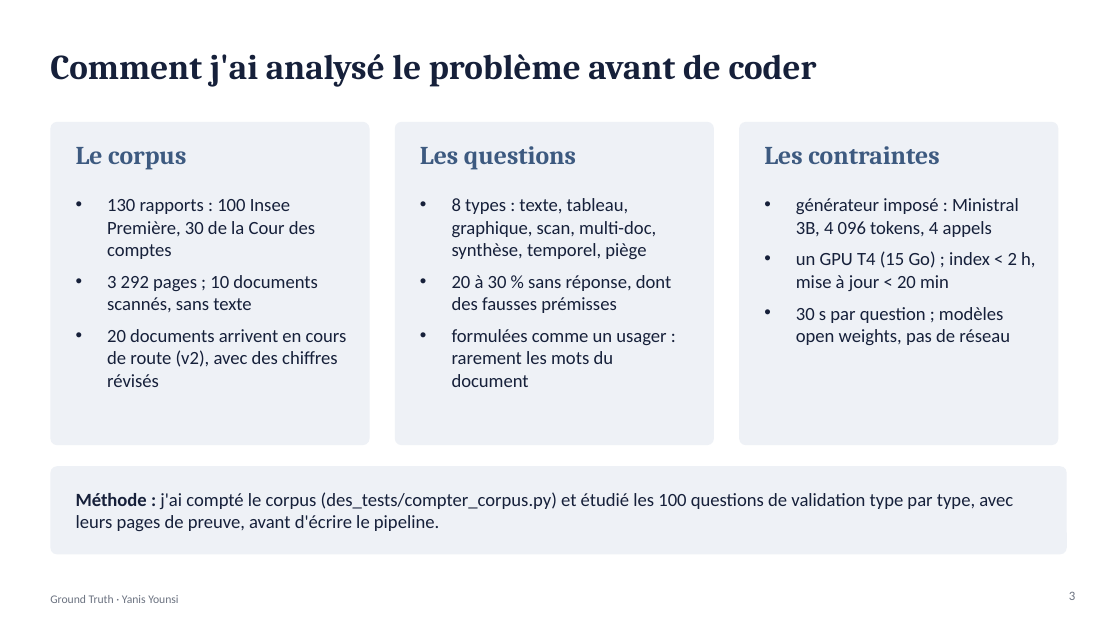
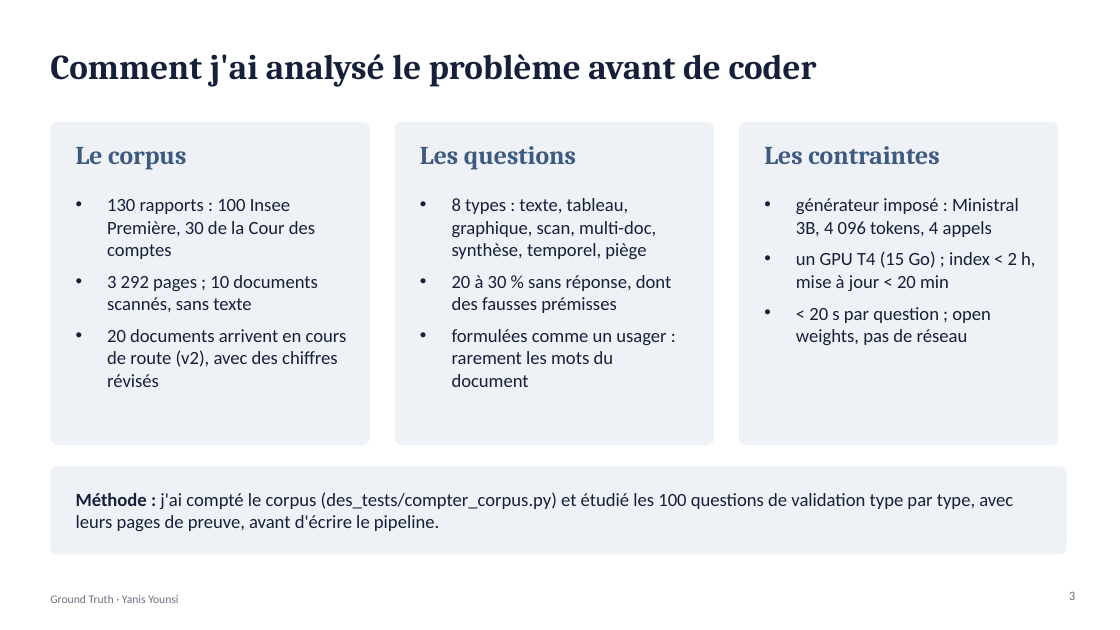
Before and after one commit to YanisYounsi-code/Ground-Truth-un-RAG-qui-ne-ment-pas, a slide deck: slide 3 of soutenance/soutenance_ground_truth.pptx. Drawn at 1120x630 pixels with LibreOffice and Linux fonts; fonts in the diff are those of the drawing. Boxes give left, top, right and bottom in pixels: in the first picture for what was removed or moved away, otherwise in the second. Text is boxed around its words. In the diff, an @@ line names an element or a change of style, - is before the commit and + after.

```diff
--- a/soutenance/soutenance_ground_truth.pptx
+++ b/soutenance/soutenance_ground_truth.pptx
@@ text at box(796, 307, 991, 345): text changed @@
-• 30 s par question ; modèles open weights, pas de réseau
+• < 20 s par question ; open weights, pas de réseau
```
Also in this commit, not shown: 2 other slides changed, 6 other files.
